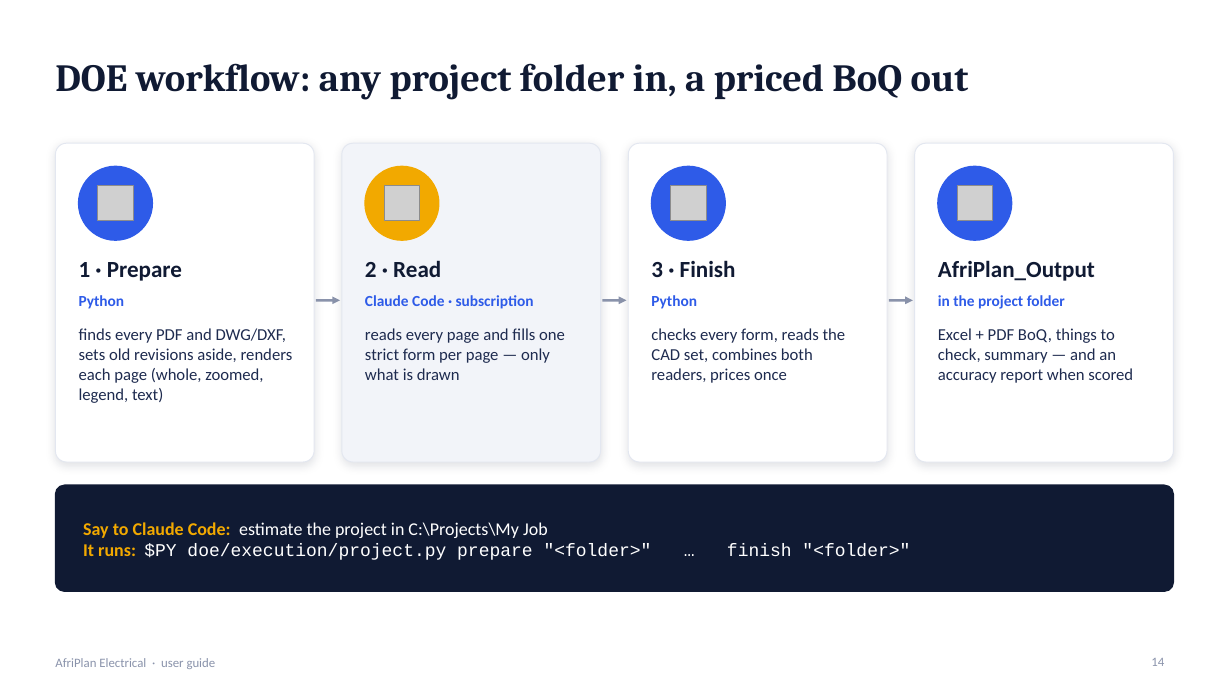
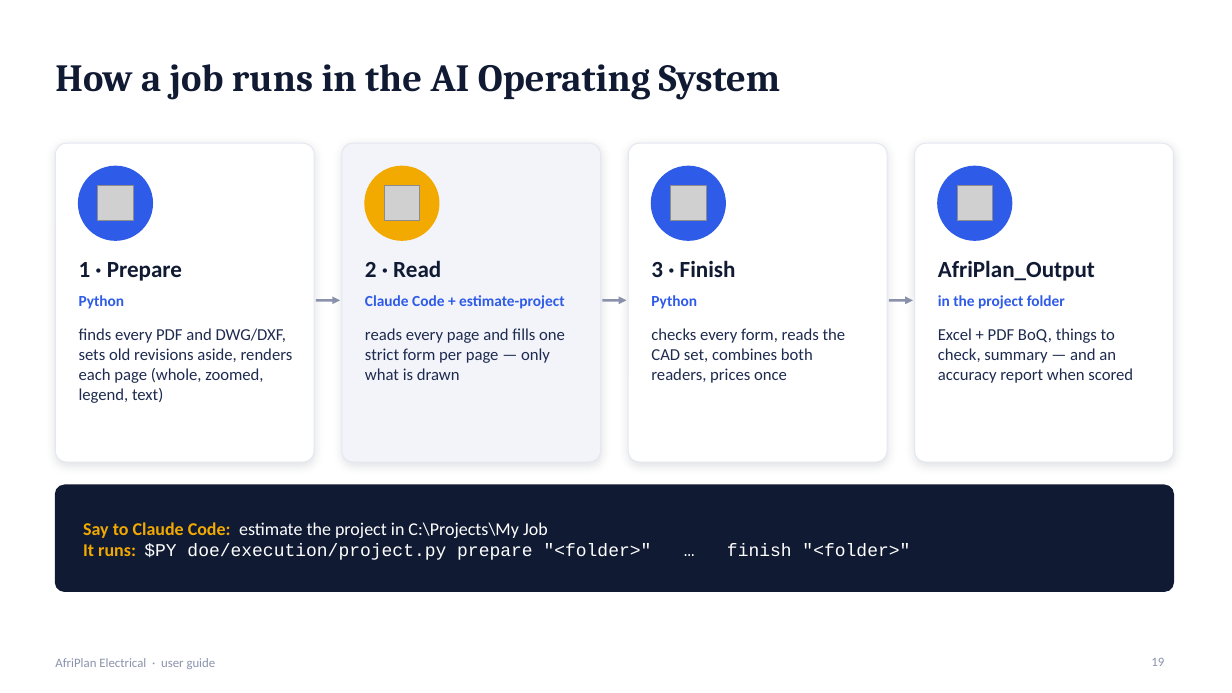
Before and after one commit to Jonathan-Lukwichi/afriplan-ai, a slide deck: slide 19 of docs/presentation/AfriPlan_User_Guide.pptx (slide 14 before the commit). Drawn at 1232x693 pixels with LibreOffice and Linux fonts; fonts in the diff are those of the drawing; grey boxes stand for pictures. Boxes give left, top, right and bottom in pixels: in the first picture for what was removed or moved away, otherwise in the second. Text is boxed around its words. In the diff, an @@ line names an element or a change of style, - is before the commit and + after.

```diff
--- a/docs/presentation/AfriPlan_User_Guide.pptx
+++ b/docs/presentation/AfriPlan_User_Guide.pptx
@@ title at box(55, 64, 781, 100): text changed @@
-DOE workflow: any project folder in, a priced BoQ out
+How a job runs in the AI Operating System
@@ text at box(365, 295, 564, 309): text changed @@
-Claude Code · subscription
+Claude Code + estimate-project
@@ page number at box(1151, 658, 1164, 666): text changed @@
-14
+19
```
Also in this commit, not shown: 5 other slides changed, 11 slides added, 2 slides removed.
